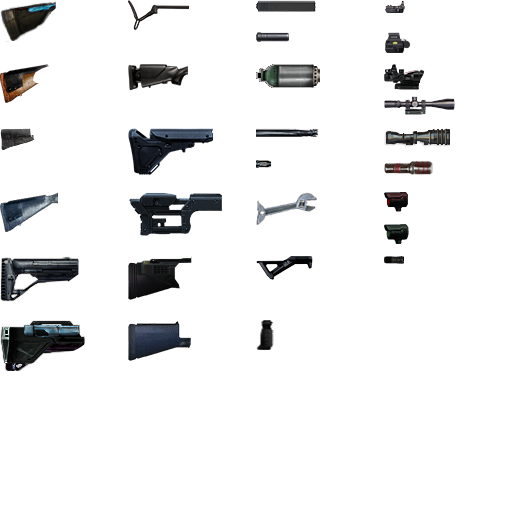
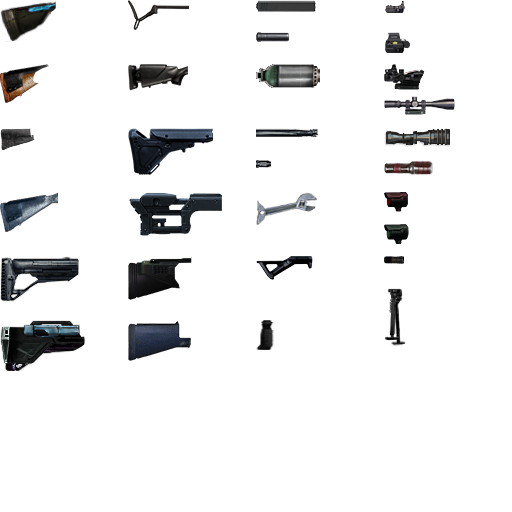
Layered file, before and after one edit (512 × 512). Changes by layer:
added layer "图层 1" (2nd of 2) above "图层 3" over [384, 288, 406, 346]
